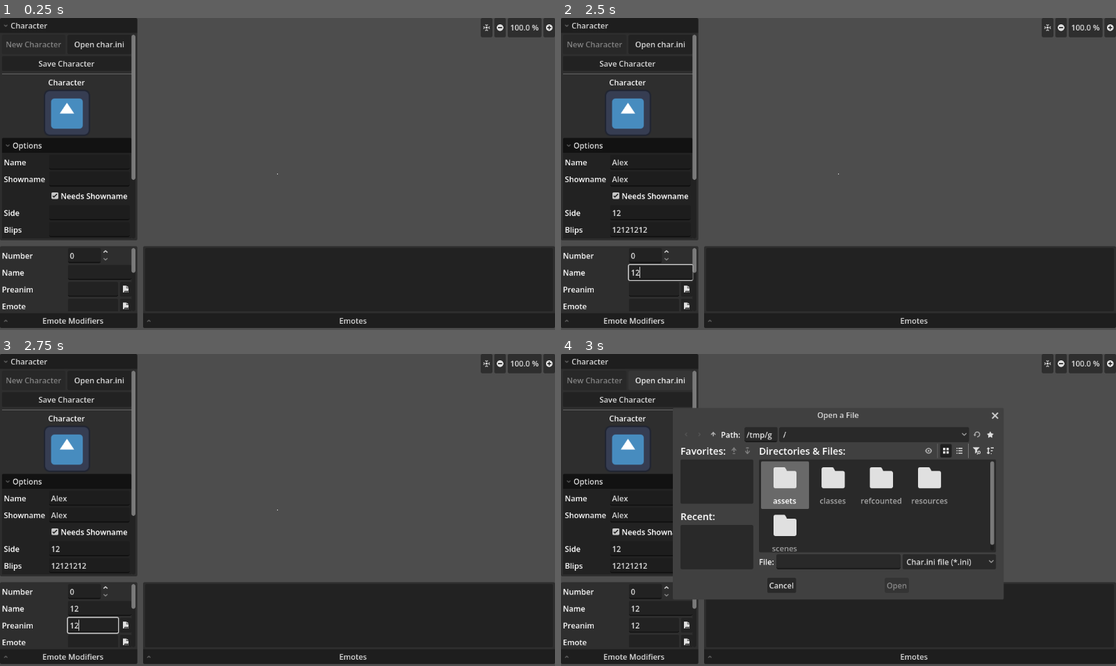
Above: before the commit, frames 1-4 (two rows, left to right).
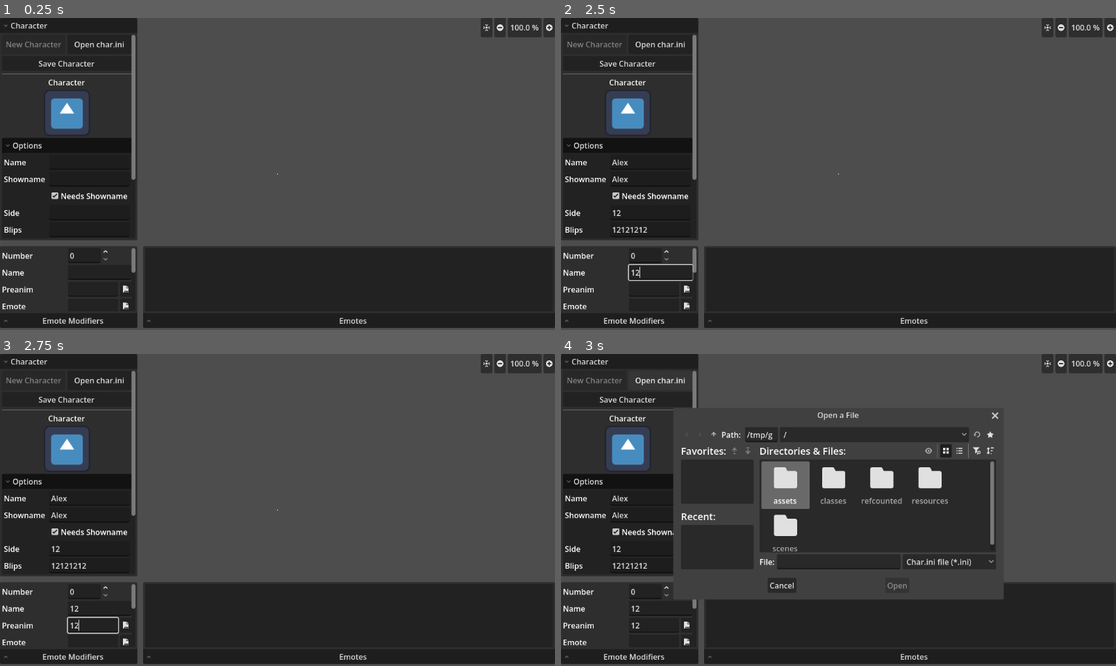
Above: after the commit, the same moments.

Repository: Crystalwarrior/KFO-CharMaker
Game: Godot game, scene res://scenes/main.tscn
Same seed, same stepped clock (60 frames per second), same inputs: the game is played once before the commit and once after it. The engine's default icon, where the game draws it, is replaced by a stand-in: a white triangle on a blue panel in a dark square.
Inputs (mouse positions are in pixels of both pictures, inside the frame that each line leads up to):
- Up to frame 1 (0.25 s): no input
- Up to frame 2 (2.5 s): click (649, 161) at 0.52 s; type "Alex" at 0.6 s; click (649, 180) at 0.75 s; type "Alex" at 0.83 s; click (649, 211) at 0.98 s; type "12" at 1.07 s; click (649, 230) at 1.27 s; type "12" at 1.35 s; click (649, 264) at 1.5 s; type "12" at 1.58 s; click (649, 280) at 1.73 s; type "12" at 1.82 s; click (649, 295) at 2.02 s; type "12" at 2.1 s; click (660, 273) at 2.25 s; type "12" at 2.33 s; click (655, 289) at 2.48 s
- Up to frame 3 (2.75 s): type "12" at 2.57 s
- Up to frame 4 (3 s): click "Open char.ini" at 2.75 s

Frames 1-3 are identical in both runs. In frame 4, 0.9% of the frame differs, in the area x 20-70%, y 24-76%.

Commit message:
Add a confirmation dialog Fix emote button images not using load_from_file Add confirmation prompt if saving over an ini with an /emotions/ buttons folder that already exists Add ovewriting emotions folder and backing up old emotions folder with /_old_emotions/

Diff:
--- a/scenes/char_converter.gd
+++ b/scenes/char_converter.gd
@@ -3,6 +3,8 @@
 @onready var file_dialog: FileDialog = %FileDialog
 @onready var image_dialog: FileDialog = %ImageDialog
 @onready var file_dialog_save: FileDialog = %FileDialogSave
+@onready var confirmation_dialog: ConfirmationDialog = %ConfirmationDialog
+
 @onready var new_button: Button = %NewButton
 @onready var open_ini_button: Button = %OpenIniButton
 @onready var save_button: Button = %SaveButton
@@ -173,24 +175,20 @@
 	emote_list.clear()
 	for i: int in current_character.emotes.size():
 		var emote: Emote = current_character.emotes[i]
-		set_emote_button_images(emote, current_character.get_folder() + "/emotions/", i+1)
+		set_emote_button_images(emote, current_character.get_folder() + "/emotions/", i)
 		var at: int = emote_list.add_item(emote.display_name, emote.image_off)
 		emote_list.set_item_metadata(at, emote)
 		emote_list.set_item_tooltip(at, "%s\n%s: %s, %s" % [emote.display_name, i + 1, emote.pre, emote.idle])
 
 
 func set_emote_button_images(emote: Emote, folderPath: String, idx: int) -> void:
-	var button_path = folderPath + "button" + str(idx) + "_"
-	var image_off_exist = FileAccess.file_exists(button_path + "off.png")
-	var image_on_exist = FileAccess.file_exists(button_path + "on.png")
-	var image_off: Image = Image.new()
-	var image_on: Image = Image.new()
-	if image_off_exist:
-		image_off.load(button_path+"off.png")
-		emote.image_off = ImageTexture.create_from_image(image_off)
-	if image_on_exist:
-		image_on.load(button_path+"on.png")
-		emote.image_on = ImageTexture.create_from_image(image_on)
+	var button_path = folderPath + "button" + str(idx + 1)
+	var button_off_path: String = button_path + "_off.png"
+	var button_on_path: String = button_path + "_on.png"
+	if FileAccess.file_exists(button_off_path):
+		emote.image_off = ImageTexture.create_from_image(Image.load_from_file(button_off_path))
+	if FileAccess.file_exists(button_on_path):
+		emote.image_on = ImageTexture.create_from_image(Image.load_from_file(button_on_path))
 
 
 func search_valid_idle_emote(char_folder: String, emote_name: String) -> String:
@@ -217,14 +215,16 @@
 	sound_name_edit.text = emote.sound_name
 	sound_time_edit.value = emote.sound_time
 	sound_loop_check.button_pressed = emote.sound_loop
+	# Set previous emote's button to off state
+	var previous_emote: Emote = current_character.emotes[previous_emote_number]
+	emote_list.set_item_icon(previous_emote_number, previous_emote.image_off)
 	if emote.image_off:
 		off_button_icon.texture = emote.image_off
 	if emote.image_on:
+		emote_list.set_item_icon(current_emote_number, emote.image_on)
+		# Set current emote's button to on state if image exist
 		on_button_icon.texture = emote.image_on
-	emote_list.set_item_icon(previous_emote_number, current_character.emotes[previous_emote_number].image_off) # Set previous emote's button to off state
 	previous_emote_number = idx
-	if emote.image_on:
-		emote_list.set_item_icon(current_emote_number, emote.image_on) # Set current emote's butotn to on state if image exist
 	for i: int in modifier_option.item_count:
 		var id: int = modifier_option.get_item_id(i)
 		if id == emote.emote_mod:
@@ -319,5 +319,64 @@
 
 func _on_save_file_selected(path: String) -> void:
 	var ini_string: String = BasicIni.make_char_ini(current_character.save_data())
-	var save_file = FileAccess.open(path, FileAccess.WRITE)
+	var save_file: FileAccess = FileAccess.open(path, FileAccess.WRITE)
 	save_file.store_string(ini_string)
+	current_character.ini_path = path
+	var save_folder: String = path.get_base_dir()
+	# SAVE BUTTONS
+	# TODO: move this somewhere more appropriate!!
+	var emotions_folder: String = save_folder + "/emotions/"
+	if DirAccess.dir_exists_absolute(emotions_folder):
+		confirmation_dialog.dialog_text = """
+Warning: /emotions/ folder already exists and will be overwritten.
+If you press "Accept", an /_old_emotions/ folder will be created as backup.
+If /_old_emotions/ already exists, all the files inside of it will also be overwritten!
+		"""
+		confirmation_dialog.ok_button_text = "Accept"
+		confirmation_dialog.popup_centered()
+		confirmation_dialog.confirmed.connect(
+			_on_emotions_overwrite_confirmed.bind(save_folder),
+			CONNECT_ONE_SHOT
+		)
+		confirmation_dialog.canceled.connect(
+			_on_emotions_overwrite_cancelled,
+			CONNECT_ONE_SHOT
+		)
+		return
+	save_buttons(save_folder)
+
+
+func _on_emotions_overwrite_confirmed(save_folder: String) -> void:
+	if confirmation_dialog.confirmed.is_connected(_on_emotions_overwrite_confirmed):
+		confirmation_dialog.confirmed.disconnect(_on_emotions_overwrite_confirmed)
+	if confirmation_dialog.canceled.is_connected(_on_emotions_overwrite_cancelled):
+		confirmation_dialog.canceled.disconnect(_on_emotions_overwrite_cancelled)
+	save_buttons(save_folder)
+
+
+func _on_emotions_overwrite_cancelled() -> void:
+	if confirmation_dialog.confirmed.is_connected(_on_emotions_overwrite_confirmed):
+		confirmation_dialog.confirmed.disconnect(_on_emotions_overwrite_confirmed)
+	if confirmation_dialog.canceled.is_connected(_on_emotions_overwrite_cancelled):
+		confirmation_dialog.canceled.disconnect(_on_emotions_overwrite_cancelled)
+
+
+func save_buttons(path: String) -> void:
+	var emotions_folder: String = path + "/emotions/"
+	if DirAccess.dir_exists_absolute(emotions_folder):
+		var backup_folder: String = path + "/_old_emotions/"
+		DirAccess.make_dir_absolute(backup_folder)
+		for file: String in DirAccess.get_files_at(emotions_folder):
+			var input_path: String = emotions_folder + file
+			var output_path: String = backup_folder + file
+			if FileAccess.file_exists(output_path):
+				DirAccess.remove_absolute(output_path)
+			DirAccess.rename_absolute(input_path, output_path)
+	DirAccess.make_dir_absolute(emotions_folder)
+	for idx: int in current_character.emotes.size():
+		var emote: Emote = current_character.emotes[idx]
+		var button_path = emotions_folder + "button" + str(idx + 1)
+		if emote.image_off:
+			emote.image_off.get_image().save_png(button_path + "_off.png")
+		if emote.image_on:
+			emote.image_on.get_image().save_png(button_path + "_on.png")
--- a/scenes/char_converter.tscn
+++ b/scenes/char_converter.tscn
@@ -43,6 +43,9 @@
 access = 2
 filters = PackedStringArray("*.png,*.jpg,*.jpeg, *.webp;Image Files;image/png,image/jpeg/webp")
 use_native_dialog = true
+
+[node name="ConfirmationDialog" type="ConfirmationDialog" parent="." unique_id=959821638]
+unique_name_in_owner = true
 
 [node name="HSplitContainer" type="HSplitContainer" parent="." unique_id=2015959634]
 layout_mode = 1
